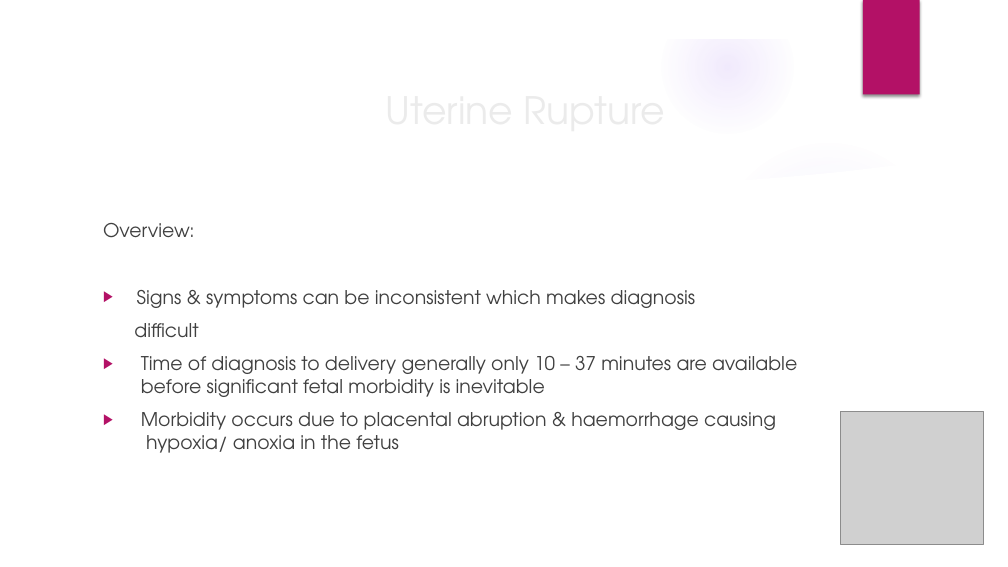
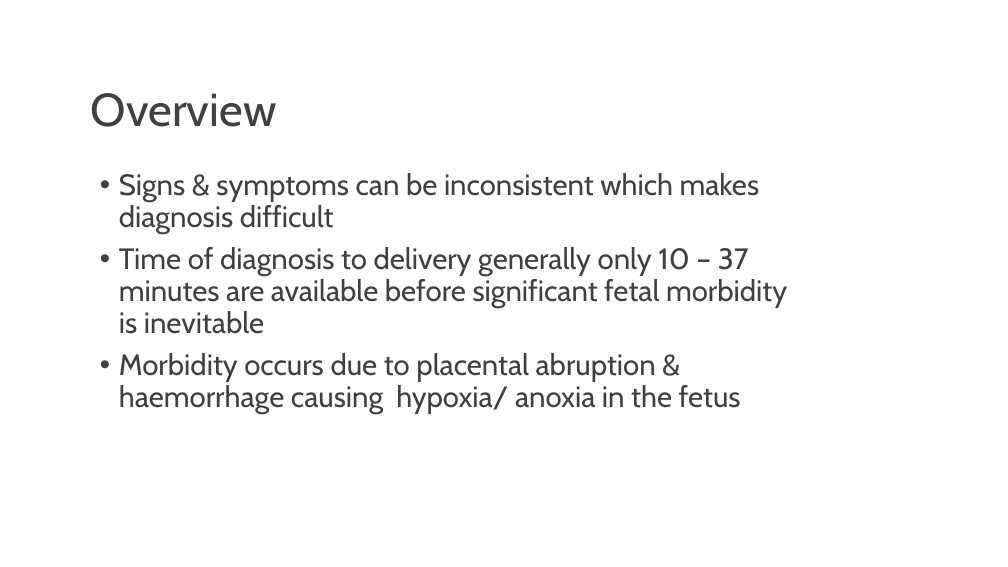
Before and after one commit to matt-thorpe87/mep, a slide deck: slide 4 of docs/assets/presentations/uterine-rupture.pptx. Drawn at 1008x567 pixels with LibreOffice and Linux fonts; fonts in the diff are those of the drawing; grey boxes stand for pictures; background and template pictures are left out. Boxes give left, top, right and bottom in pixels: in the first picture for what was removed or moved away, otherwise in the second. Text is boxed around its words. In the diff, an @@ line names an element or a change of style, - is before the commit and + after.

```diff
--- a/docs/assets/presentations/uterine-rupture.pptx
+++ b/docs/assets/presentations/uterine-rupture.pptx
@@ group removed at box(0, 0, 1008, 567): 4 ellipses, 3 freeform shapes @@
@@ rectangle removed at box(863, 0, 920, 95) @@
@@ title removed at box(95, 80, 820, 138) @@
-Uterine Rupture
@@ title added at box(91, 93, 277, 127), 44 pt, text #404040 @@
+Overview
@@ text "Signs & symptoms can be ...": place and size @@
-text "Signs & symptoms can be ..." at box(103, 223, 797, 453)
+text "Signs & symptoms can be ..." at box(119, 173, 787, 414)
@@ text at box(119, 173, 760, 234): text changed; size 18 to 28 pt; font TeX Gyre Adventor to Cabin @@
-Overview:
-▶ Signs & symptoms can be inconsistent which makes diagnosis
-difficult
+• Signs & symptoms can be inconsistent which makes diagnosis difficult
@@ text at box(119, 247, 787, 414): size 18 to 28 pt, font TeX Gyre Adventor to Cabin in "Time of diagnosis to delivery generally only ...", "Morbidity occurs due to placental abruption & ..."; bullet ▶ to •; line spacing 1 to 0.9 @@
@@ picture removed at box(841, 411, 985, 544) @@
```
Also in this commit, not shown: 13 other slides changed, 3 other files.
